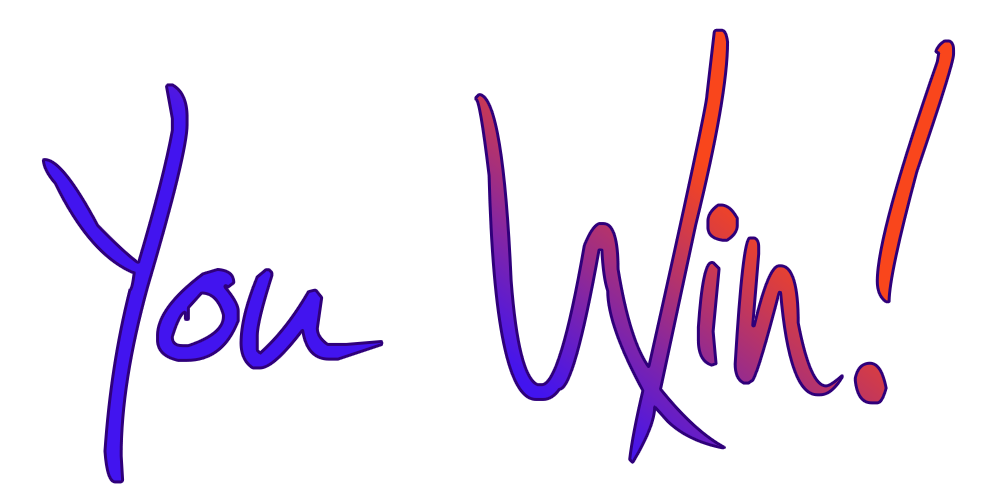
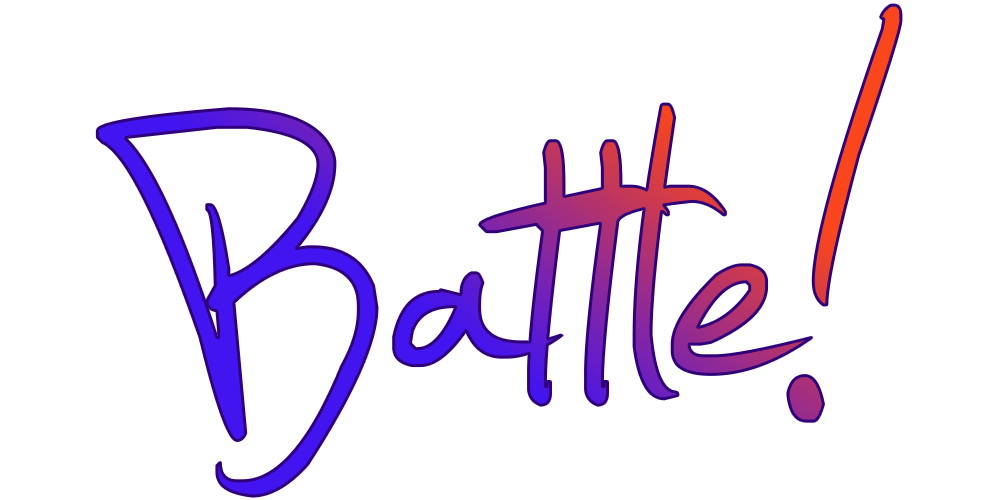
Comparing the layer stacks of the two 1000 × 500 images. Changes:
added layer "BATTLE!" above "You Win" over box(97, 5, 901, 496)
renamed "Game Over" to "You Win", hid it over box(43, 30, 954, 482)
